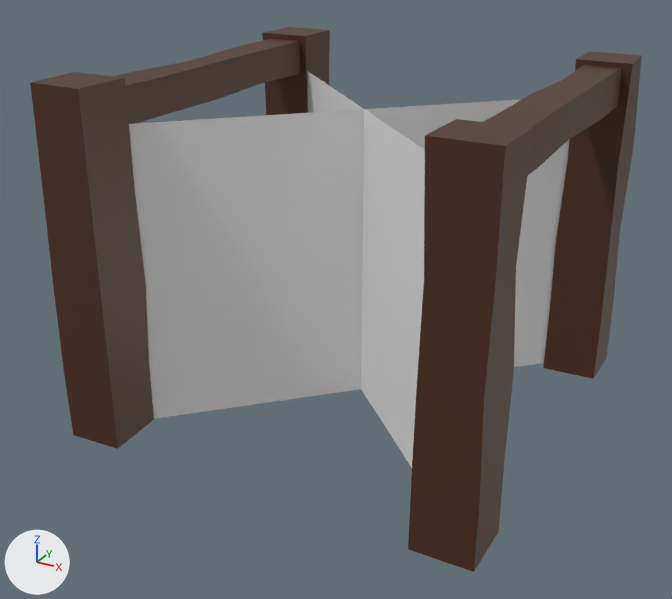
An edit to the FBX model Assets/Meshes/Level Objects/web.fbx, drawn before and after from the same camera.
The view is the same before and after, from a 50 mm lens placed at (6.4, -12.46, 5.44), pointed at (-0.19, -0.49, -0.55). Every picture has the same lights, and +X, +Y and +Z are marked at lower left. Where no turn or scale is listed for an object, it has been applied to the vertices.

The older version as bpy lines, for what is in view:
```python
me_plane_000 = bpy.data.meshes.new('Plane.000')
me_plane_000.from_pydata(...)  # 120 vertices, 100 faces; spans x -3.4..3.38, y -3.37..3.42, z -2.53..3.07
me_plane_000.materials.append(mat_wood)  # brown #4e2c18
me_plane_002 = bpy.data.meshes.new('Plane.002')
me_plane_002.from_pydata([(2.59, 2.67, 2.41), (2.59, 2.67, -2.41), (-2.59, -2.5, 2.41), (-2.59, -2.5, -2.41), (2.59, -2.5, 2.41), (2.59, -2.5, -2.41), (-2.59, 2.67, 2.41), (-2.59, 2.67, -2.41)], [], [(0, 1, 3, 2), (4, 5, 7, 6)])
me_plane_002.materials.append(mat_other)  # white #e7e7e7
ob_web_000 = bpy.data.objects.new('web.000', me_plane_000)
ob_web_000.location = (0.01, 0.0, 0.0)
ob_web_001 = bpy.data.objects.new('web.001', me_plane_002)
ob_web_001.location = (-0.01, 0.0, 0.0)
```
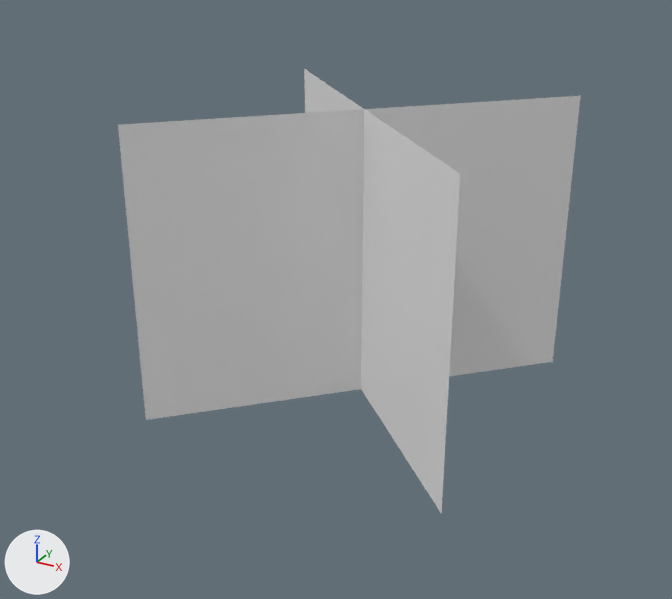
The newer file is also turned or shifted as a whole; pictures and numbers use the older file's frame.

Boxes [x1, y1, x2, y2] around the edits, measured in the pictures (672 x 599 px):
'web.000', deleted (brown): before [30, 27, 642, 572]

Patch to the scene script:
```diff
--- a/Assets/Meshes/Level Objects/web.fbx.py
+++ b/Assets/Meshes/Level Objects/web.fbx.py
@@ ob_web_000 @@
-ob_web_000 = bpy.data.objects.new('web.000', me_plane_000)
-ob_web_000.location = (0.01, 0.0, 0.0)
```
